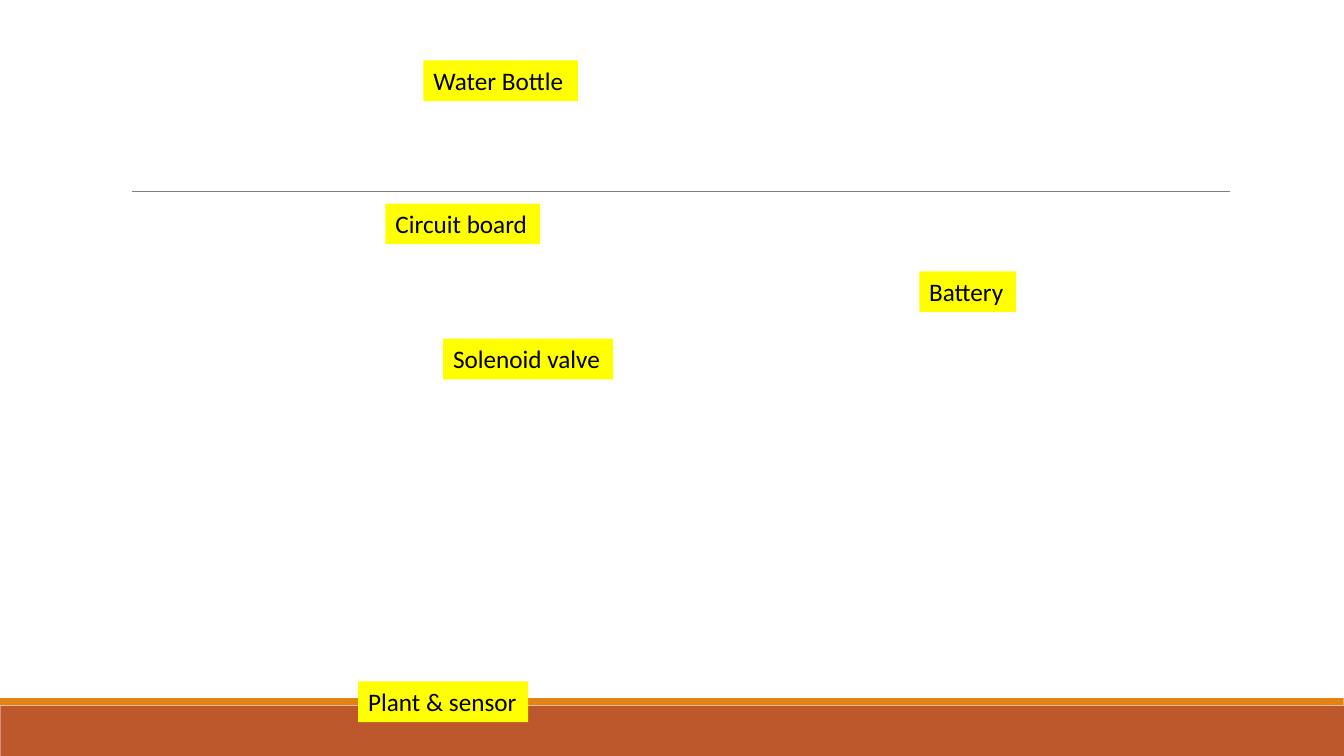
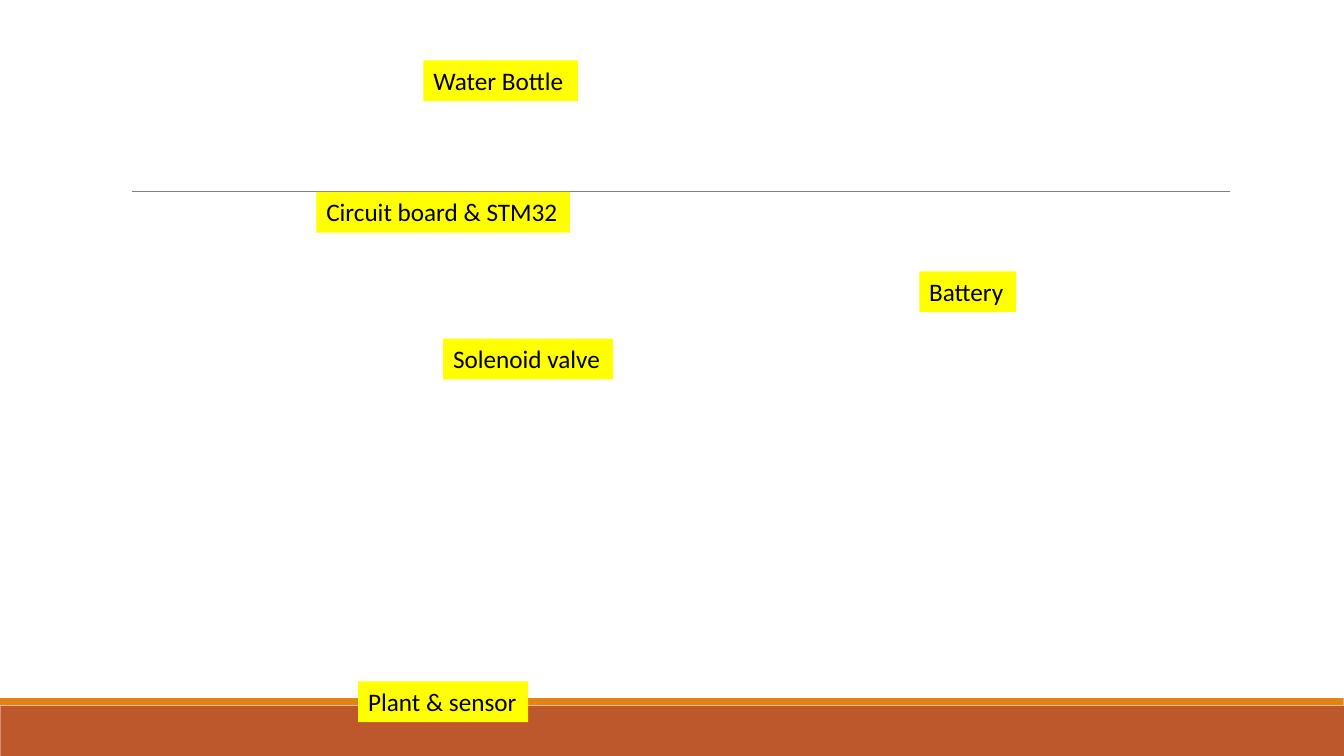
Before and after one commit to NTUEE-ESLab/2020-AutoWatering, a slide deck: slide 6 of AutoWatering.pptx. Drawn at 1344x756 pixels with LibreOffice and Linux fonts; fonts in the diff are those of the drawing; background and template pictures are left out. Boxes give left, top, right and bottom in pixels: in the first picture for what was removed or moved away, otherwise in the second. Text is boxed around its words. In the diff, an @@ line names an element or a change of style, - is before the commit and + after.

```diff
--- a/AutoWatering.pptx
+++ b/AutoWatering.pptx
@@ rectangle "Circuit board & STM32": place and size @@
-rectangle "Circuit board & STM32" at [385, 204, 539, 244]
+rectangle "Circuit board & STM32" at [317, 192, 570, 232]
@@ text in rectangle at [326, 203, 558, 222]: text changed @@
-Circuit board
+Circuit board & STM32
```
Also in this commit, not shown: 1 other slide changed, 3 other files.
